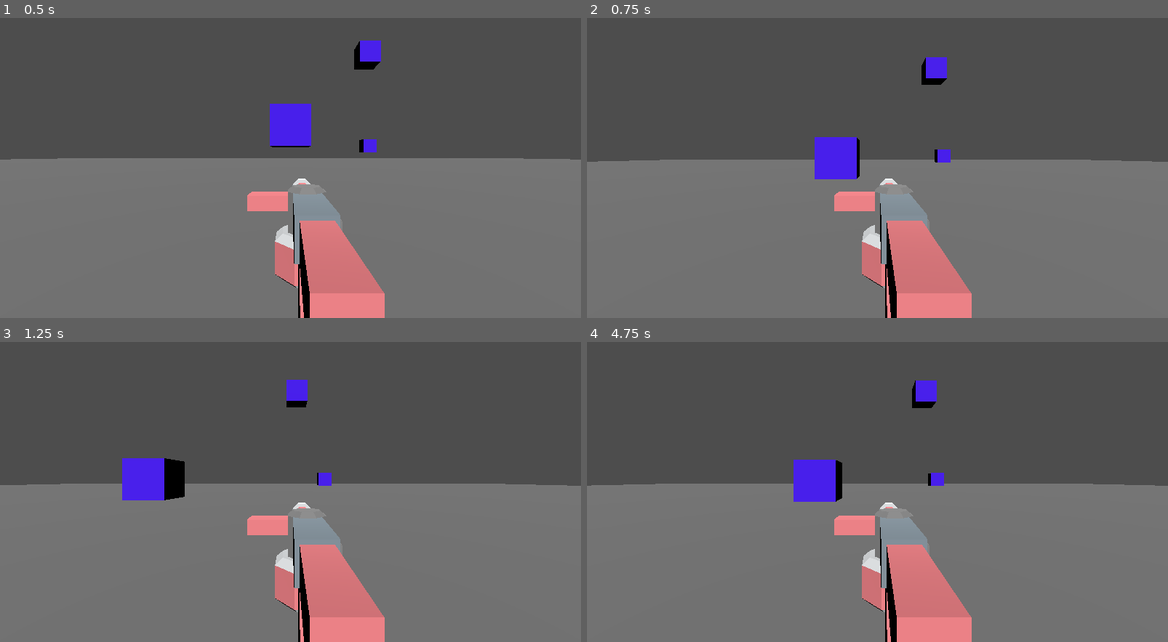
Above: before the commit, frames 1-4 (two rows, left to right).
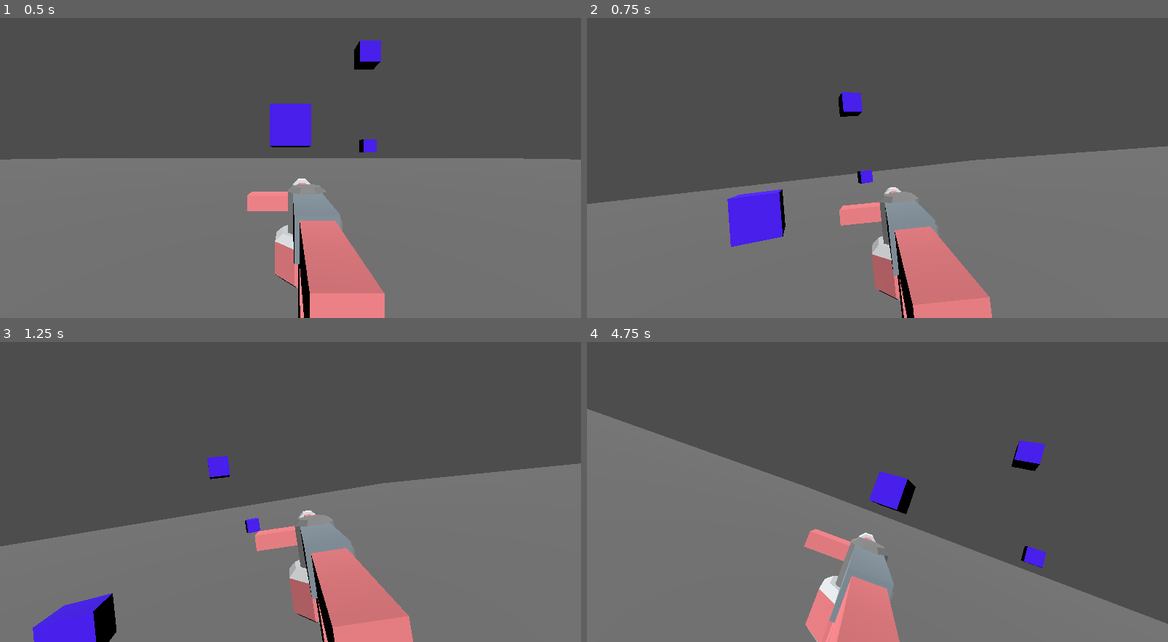
Above: after the commit, the same moments.

Repository: Nabiz/KrakJam2025
Game: Godot game, scene res://Scenes/Levels/MainTestScene.tscn
Same seed, same stepped clock (60 frames per second), same inputs: the game is played once before the commit and once after it.
Inputs (mouse positions are in pixels of both pictures, inside the frame that each line leads up to):
- Up to frame 1 (0.5 s): no input
- Up to frame 2 (0.75 s): tap Enter (ui_accept) at 0.5 s; move the mouse to (1005, 138) at 0.52 s; hold Right (ui_right) from 0.53 s (still down)
- Up to frame 3 (1.25 s): keep holding Right (ui_right); tap Enter (ui_accept) at 0.77 s
- Up to frame 4 (4.75 s): move the mouse to (761, 495) at 1.27 s; release Right (ui_right) at 1.28 s; hold Down (ui_down) 1.28-2.03 s; tap Enter (ui_accept) at 1.52, 3.02, 3.77, 4.52 s; move the mouse to (935, 408) at 2.02 s; hold Right (ui_right) 2.03-2.78 s; move the mouse to (848, 543) at 2.77 s; hold Up (ui_up) 2.78-3.53 s; move the mouse to (1051, 528) at 3.52 s; hold Left (ui_left) from 3.53 s (still down); move the mouse to (703, 429) at 4.27 s

Frame 1 is identical in both runs. In frame 2, 13% of the frame differs, in the area x 0-100%, y 13-100%; in frame 3, 16%; in frame 4, 30%, in the area x 0-100%, y 12-100%.

Commit message:
Handle mouse camera movement

Diff:
--- a/Scenes/Player/Player.gd
+++ b/Scenes/Player/Player.gd
@@ -1,14 +1,41 @@
 extends CharacterBody3D
 
+@export_subgroup("Movement")
+@export var SPEED = 5
+@export var JUMP_VELOCITY = 8
 
-const SPEED = 5.0
-const JUMP_VELOCITY = 4.5
+@onready var camera = $Camera3D;
+
+var mouse_sensitivity = 700
+var gamepad_sensitivity := 0.075
+
+var mouse_captured := true
+
+var movement_velocity: Vector3
+var rotation_target: Vector3
+var input_mouse: Vector2
+
+func _ready():
+	Input.mouse_mode = Input.MOUSE_MODE_CAPTURED
+
+func _input(event):
+	if event is InputEventMouseMotion and mouse_captured:
+		input_mouse = event.relative / mouse_sensitivity
+
+		rotation_target.y -= event.relative.x / mouse_sensitivity
+		rotation_target.x -= event.relative.y / mouse_sensitivity
 
 
 func _physics_process(delta: float) -> void:
 	# Add the gravity.
 	if not is_on_floor():
 		velocity += get_gravity() * delta
+
+	# Rotation
+	camera.rotation.z = lerp_angle(camera.rotation.z, -input_mouse.x * 25 * delta, delta * 5)
+	camera.rotation.x = lerp_angle(camera.rotation.x, rotation_target.x, delta * 25)
+	rotation.y = lerp_angle(rotation.y, rotation_target.y, delta * 25)
+
 
 	# Handle jump.
 	if Input.is_action_just_pressed("ui_accept") and is_on_floor():
